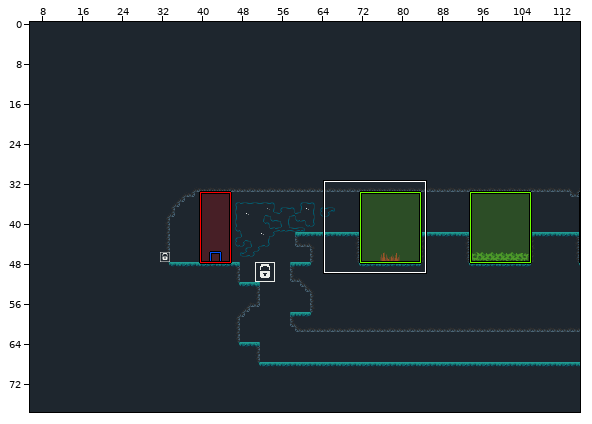
LDtk project -- Assets/Tilesets/Test/Tileset_test/test.ldtk. The first picture is a wide view before the edit; the outline marks the close-up.
Close-up. Before the edit:
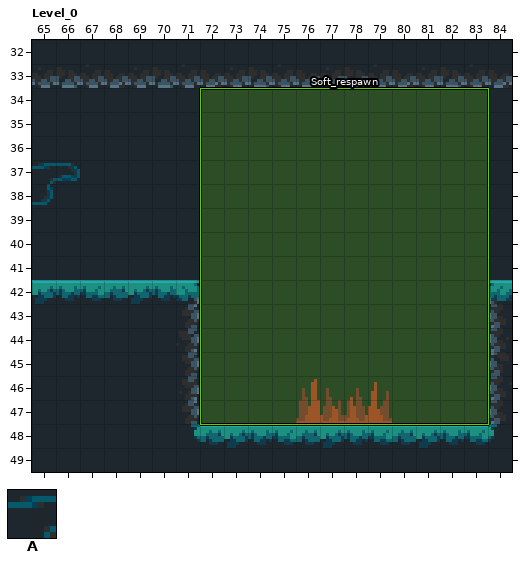
Cells are 8x8 px. Shown: Level_0 x 65..84, y 32..49. The commit also changed other parts of the map, which this record leaves out.
Key: from "Doom": A 1 "Thorns".
_ is an empty cell.
Objects are placed by their top-left corner, in cells (3,4 is the top-left corner of cell 3,4); size is 1x1 cell unless given.
Layers that did not change in this view are not listed.
Objects on layer "Spawns" before:
"Soft_respawn" rectangle at 72,34 size 12x14
And afterwards:
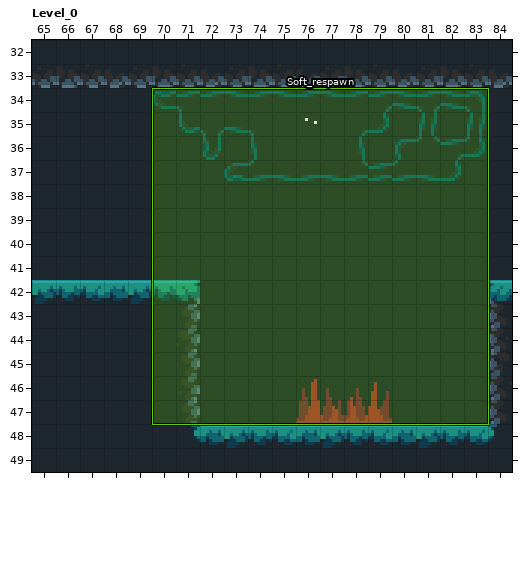
Commit message: What in the world is doom?
Difference:
{"where": "layer \"Spawns\""}
{"was": "\"Soft_respawn\" rectangle at 72,34 size 12x14", "now": "\"Soft_respawn\" rectangle at 70,34 size 14x14"}
{"where": "layer \"Doom\""}
{"y":34,"x":70,"old":"______________","new":"AAAAAAAAAAAAAA"}
{"y":35,"x":71,"old":"____","new":"AAAA"}
{"y":35,"x":76,"old":"_","new":"A"}
{"y":35,"x":78,"old":"__","new":"AA"}
{"y":35,"x":81,"old":"_","new":"A"}
{"y":35,"x":83,"old":"_","new":"A"}
{"y":36,"x":72,"old":"_","new":"A"}
{"y":36,"x":74,"old":"_","new":"A"}
{"y":36,"x":78,"old":"_","new":"A"}
{"y":36,"x":80,"old":"____","new":"AAAA"}
{"y":37,"x":65,"old":"AA","new":"__"}
{"y":37,"x":73,"old":"__________","new":"AAAAAAAAAA"}
{"y":38,"x":65,"old":"A","new":"_"}
